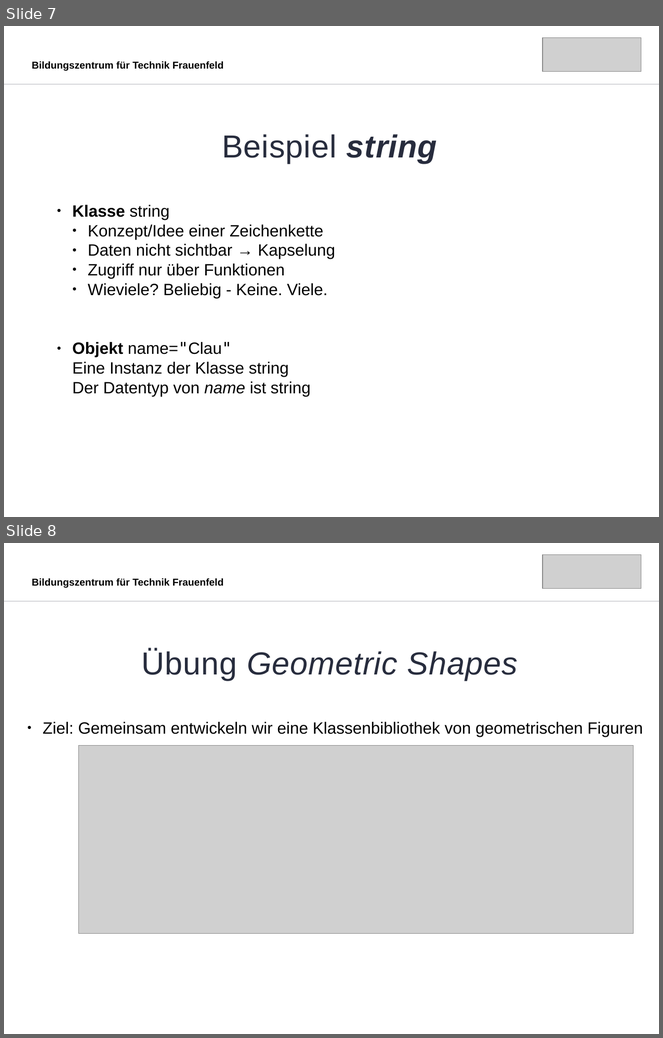
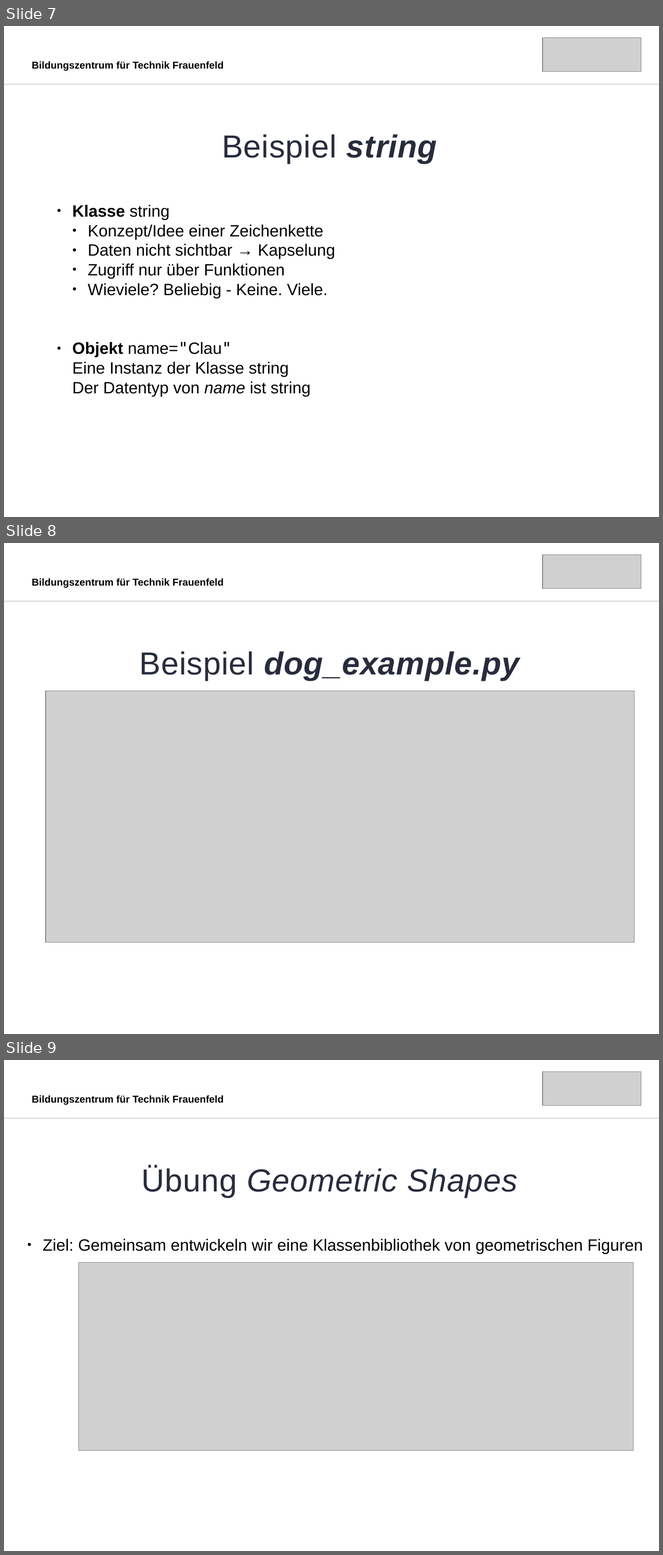
Before and after one commit to MicCalo/Applikationsentwicklung, a slide deck: Tag 7/Slides.odp. Shown one above the other, each under a label of ours: slides 7 and 8 before the commit, slides 7, 8 and 9 after it. The pictures are 663x1038 and 663x1555 pixels, drawn with LibreOffice and Linux fonts; fonts in the diff are those of the drawing; grey boxes stand for pictures. Boxes give left, top, right and bottom in pixels: in the first picture for what was removed or moved away, otherwise in the second. Text is boxed around its words. In the diff, an @@ line names an element or a change of style, - is before the commit and + after.

```diff
--- a/Tag 7/Slides.odp
+++ b/Tag 7/Slides.odp
@@ slide 8 added at bbox=[4, 543, 659, 1034], background #FFFFFF @@
@@ picture added at bbox=[543, 555, 642, 589] @@
@@ text added at bbox=[32, 578, 224, 588], 11 pt, text #000000, bold @@
+Bildungszentrum für Technik Frauenfeld
@@ line added from (4, 601) to (659, 601), #272C3D 0.99 pt @@
@@ text added at bbox=[139, 651, 519, 680], 35 pt, text #272C3D, bold, italic @@
+Beispiel dog_example.py
@@ picture added at bbox=[46, 691, 635, 943] @@
@@ what was slide 8 is now slide 9 @@
```
Also in this commit, not shown: 4 slides changed, 4 other slides added, 1 slide removed, 12 other files.
